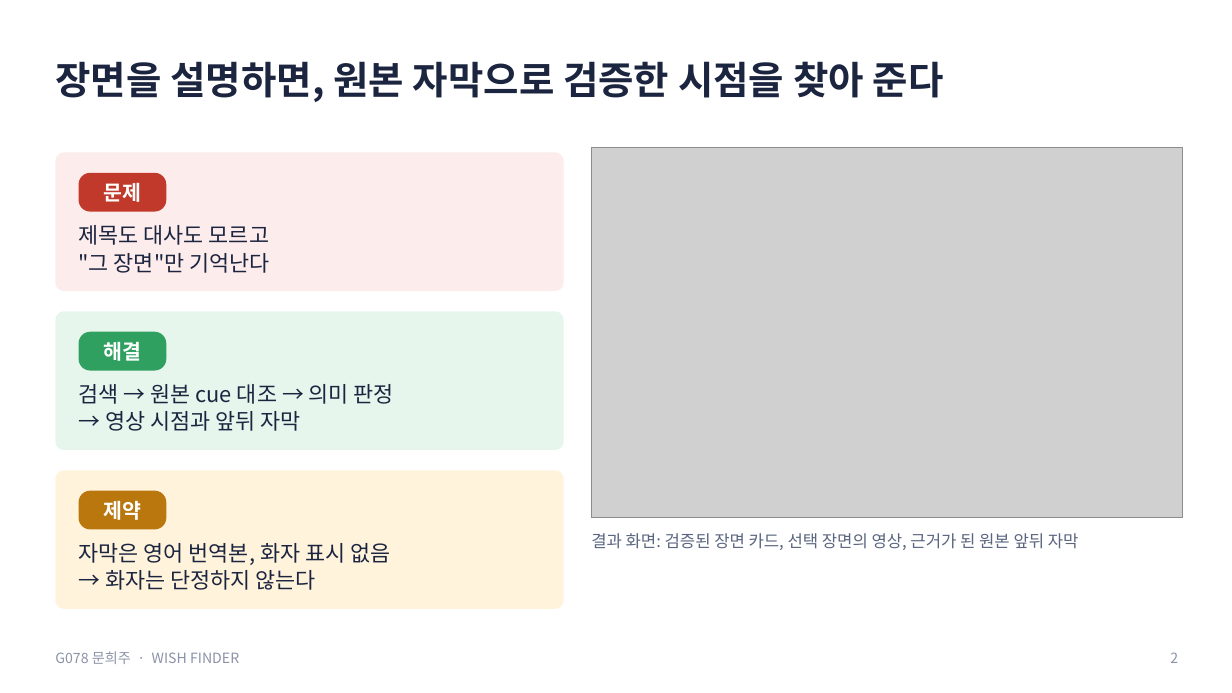
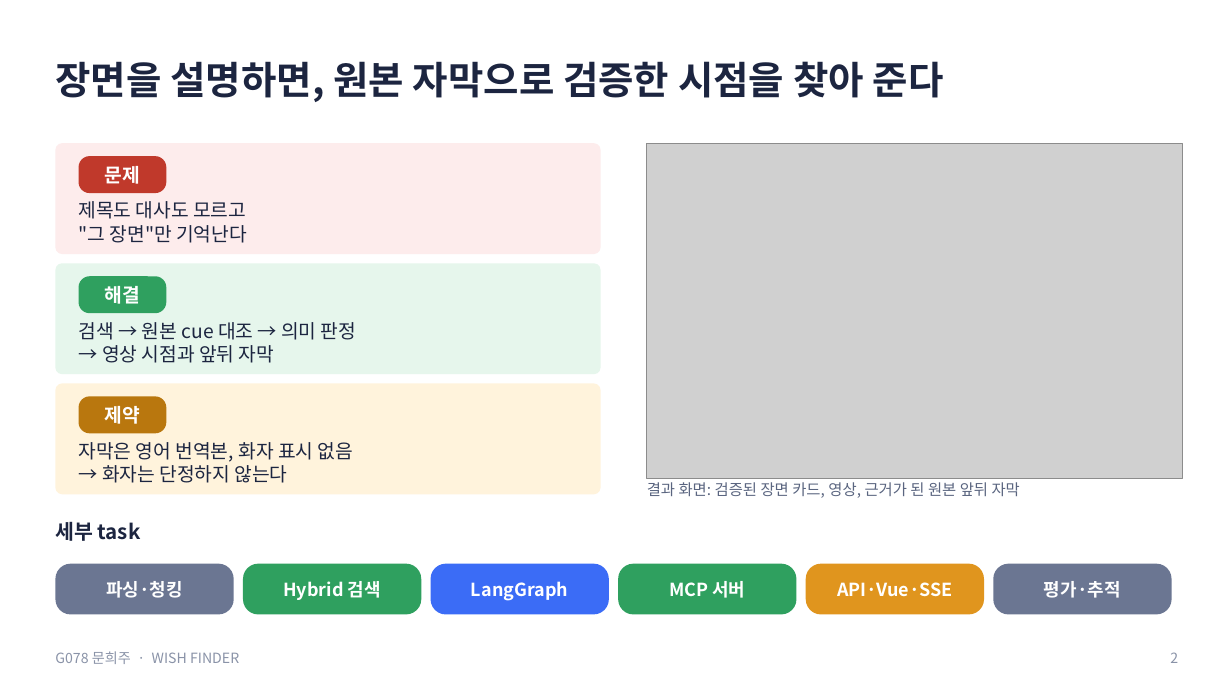
Before and after one commit to creepygrape/skala-AICapstone-mini-2, a slide deck: slide 2 of docs/exec/G078_문희주_발표.pptx. Drawn at 1232x693 pixels with LibreOffice and Linux fonts; fonts in the diff are those of the drawing; grey boxes stand for pictures. Boxes give left, top, right and bottom in pixels: in the first picture for what was removed or moved away, otherwise in the second. Text is boxed around its words. In the diff, an @@ line names an element or a change of style, - is before the commit and + after.

```diff
--- a/docs/exec/G078_문희주_발표.pptx
+++ b/docs/exec/G078_문희주_발표.pptx
@@ rounded rectangle: place and size @@
-rounded rectangle at (55,152,564,291)
+rounded rectangle at (55,143,601,254)
@@ picture: place and size @@
-picture at (592,148,1183,518)
+picture at (647,143,1183,478)
@@ rounded rectangle "문제": place and size @@
-rounded rectangle "문제" at (79,173,166,212)
+rounded rectangle "문제" at (79,156,166,193)
@@ text "제목도 대사도 모르고 "그 장면"만 ...": place and size @@
-text "제목도 대사도 모르고 "그 장면"만 ..." at (79,225,269,273)
+text "제목도 대사도 모르고 "그 장면"만 ..." at (79,201,247,243)
@@ rounded rectangle: place and size @@
-rounded rectangle at (55,311,564,450)
+rounded rectangle at (55,263,601,374)
@@ rounded rectangle "해결": place and size @@
-rounded rectangle "해결" at (79,332,166,371)
+rounded rectangle "해결" at (79,276,166,313)
@@ text "검색 → 원본 cue 대조 ...": place and size @@
-text "검색 → 원본 cue 대조 ..." at (79,384,394,431)
+text "검색 → 원본 cue 대조 ..." at (79,322,356,363)
@@ rounded rectangle: place and size @@
-rounded rectangle at (55,470,564,609)
+rounded rectangle at (55,384,601,494)
@@ size 16 to 15 pt in 3 elements at (79,156,166,193), (79,276,166,313), (79,396,166,433) @@
@@ rounded rectangle "제약": place and size @@
-rounded rectangle "제약" at (79,491,166,530)
+rounded rectangle "제약" at (79,396,166,433)
@@ size 17 to 15 pt; line spacing 1.05 to 1 in 3 elements at (79,201,247,243), (79,322,356,363), (79,442,353,483) @@
@@ text "자막은 영어 번역본, 화자 표시 ...": place and size @@
-text "자막은 영어 번역본, 화자 표시 ..." at (79,543,390,590)
+text "자막은 영어 번역본, 화자 표시 ..." at (79,442,353,483)
@@ text at (647,482,1020,498): text changed; size 13 to 12 pt @@
-결과 화면: 검증된 장면 카드, 선택 장면의 영상, 근거가 된 원본 앞뒤 자막
+결과 화면: 검증된 장면 카드, 영상, 근거가 된 원본 앞뒤 자막
@@ text added at (55,521,141,541), 16 pt, text #1C2540, bold @@
+세부 task
@@ rounded rectangle added at (55,564,234,615), fill #6B7692, 14 pt, text #FFFFFF, bold @@
+파싱·청킹
@@ rounded rectangle added at (243,564,421,615), fill #2FA05F, 14 pt, text #FFFFFF, bold @@
+Hybrid 검색
@@ rounded rectangle added at (431,564,609,615), fill #3B6CF6, 14 pt, text #FFFFFF, bold @@
+LangGraph
@@ rounded rectangle added at (618,564,797,615), fill #2FA05F, 14 pt, text #FFFFFF, bold @@
+MCP 서버
@@ rounded rectangle added at (806,564,984,615), fill #E0951E, 14 pt, text #FFFFFF, bold @@
+API·Vue·SSE
@@ rounded rectangle added at (994,564,1172,615), fill #6B7692, 14 pt, text #FFFFFF, bold @@
+평가·추적
```
Also in this commit, not shown: 6 other slides changed, 7 other files.
